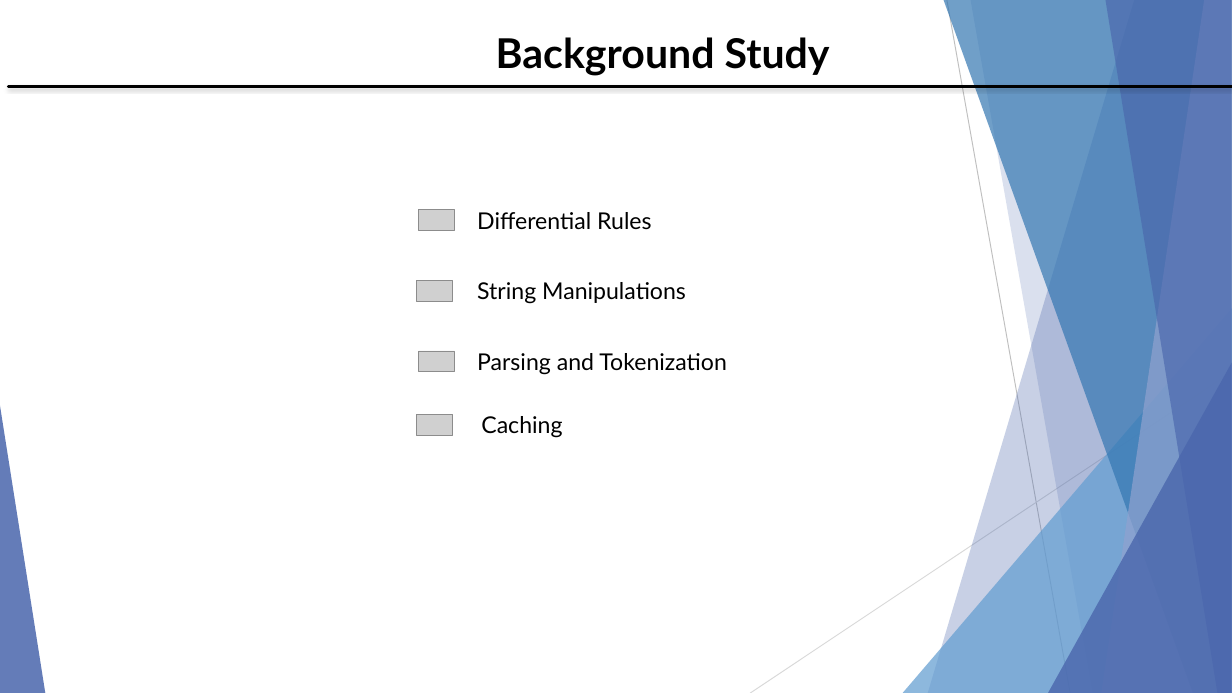
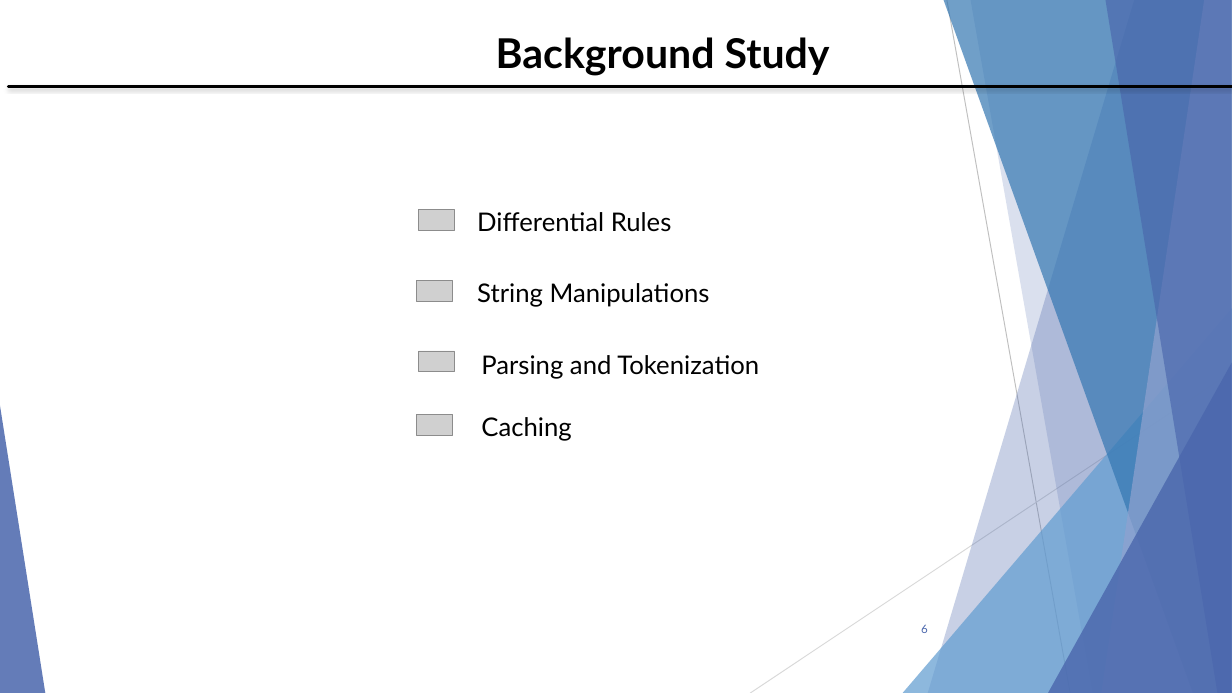
Before and after one commit to nowsadmunna/SPL-1, a slide deck: slide 6 of SPL-1 Mid Presentation.pptx (slide 5 before the commit). Drawn at 1232x693 pixels with LibreOffice and Linux fonts; fonts in the diff are those of the drawing; grey boxes stand for pictures; background and template pictures are left out. Boxes give left, top, right and bottom in pixels: in the first picture for what was removed or moved away, otherwise in the second. Text is boxed around its words. In the diff, an @@ line names an element or a change of style, - is before the commit and + after.

```diff
--- a/SPL-1 Mid Presentation.pptx
+++ b/SPL-1 Mid Presentation.pptx
@@ size 18 to 20 pt in 4 elements at [481,417,571,441], [477,212,672,232], [477,283,710,307], [481,355,759,379] @@
@@ page number added at [921,624,928,633], 9 pt, text #4A66AC @@
+6
```
Also in this commit, not shown: 8 other slides changed, 1 slide added.
